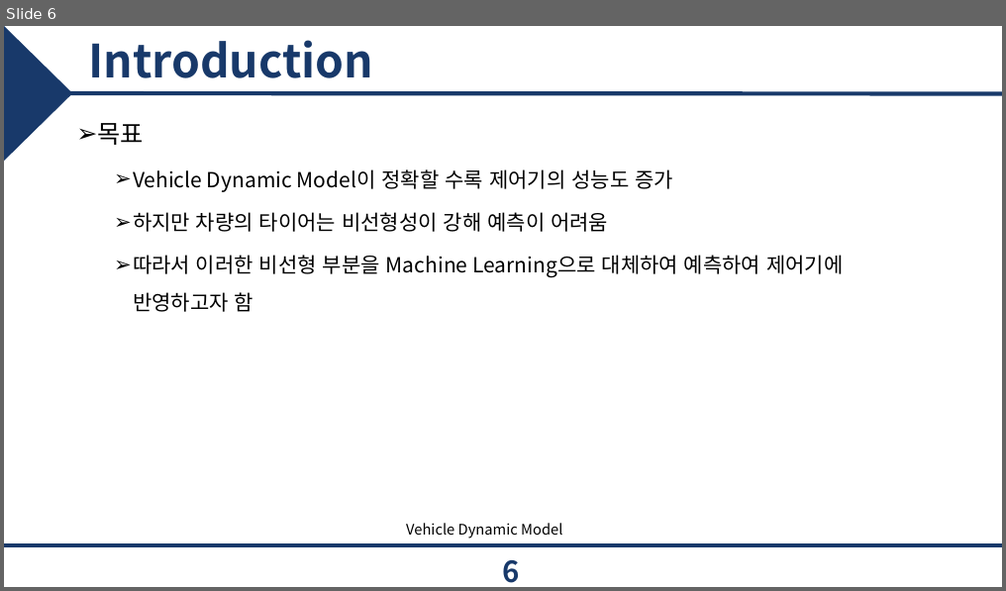
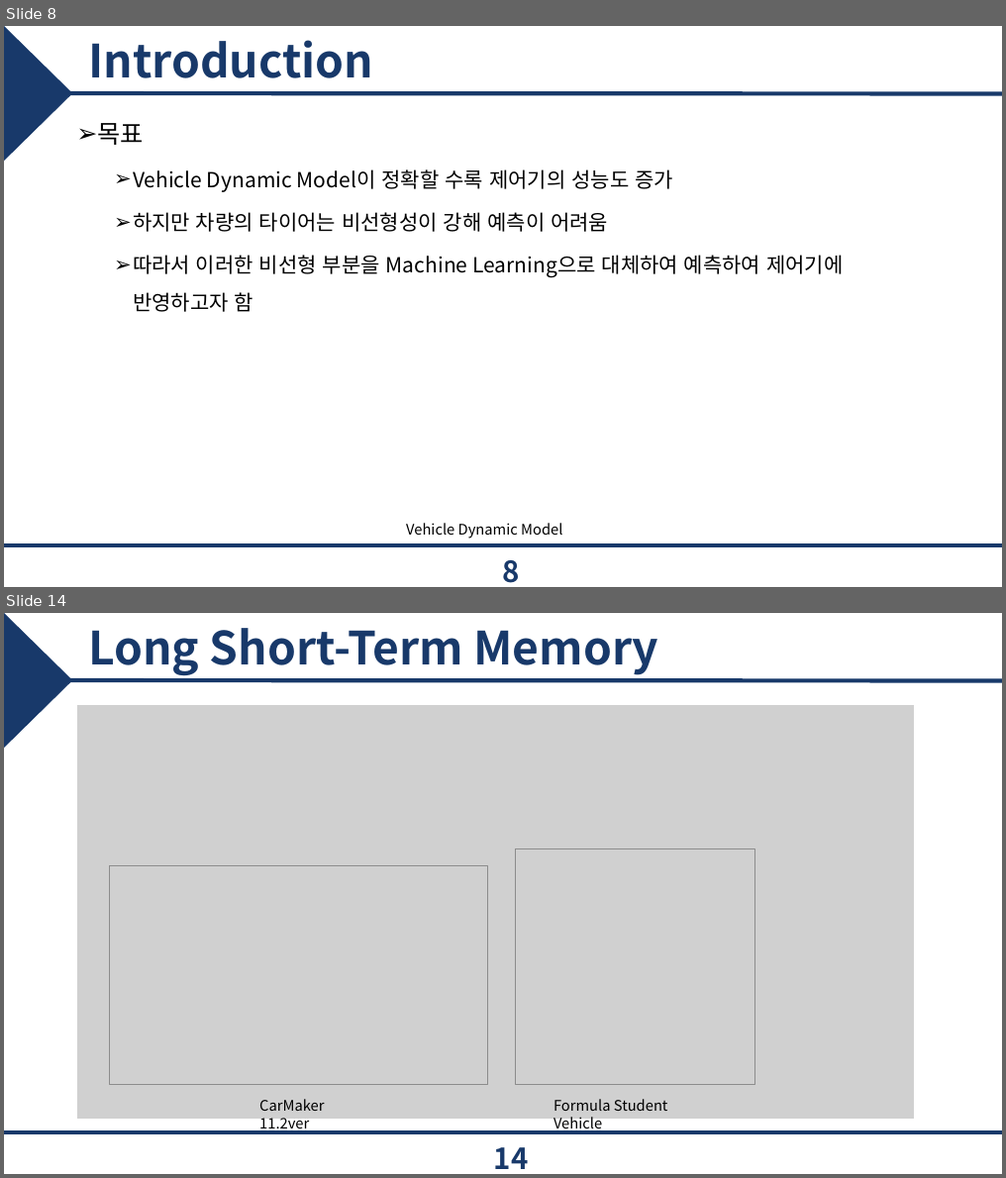
Before and after one commit to epoxx-arch/Torque_vectoringthesis, a slide deck: 졸업 논문/JCCI 발표.pptx. Shown one above the other, each under a label of ours: slide 6 before the commit, slides 8 and 14 after it; the slides between them are not shown. The pictures are 1006x591 and 1006x1178 pixels, drawn with LibreOffice and Linux fonts; fonts in the diff are those of the drawing; grey boxes stand for pictures; background and template pictures are left out. Boxes give left, top, right and bottom in pixels: in the first picture for what was removed or moved away, otherwise in the second. Text is boxed around its words. In the diff, an @@ line names an element or a change of style, - is before the commit and + after.

```diff
--- a/졸업 논문/JCCI 발표.pptx
+++ b/졸업 논문/JCCI 발표.pptx
@@ slide 14 added at [4,613,1002,1174], background #FFFFFF; not listed: 3 template elements that a slide beside it also shows @@
@@ title added at [88,628,658,676], 44 pt, text #18396A, bold @@
+Long Short-Term Memory
@@ picture added at [77,705,915,1119] @@
@@ picture added at [515,850,754,1085] @@
@@ picture added at [110,866,487,1084] @@
@@ text added at [259,1099,324,1133], 14 pt, text #000000 @@
+CarMaker 11.2ver
@@ text added at [553,1099,668,1133], 14 pt, text #000000 @@
+Formula Student Vehicle
@@ page number added at [494,1148,529,1169], 28 pt, text #18396A, bold @@
+14
@@ what was slide 6 is now slide 8 @@
@@ page number at [502,561,519,583]: text changed @@
-6
+8
```
Also in this commit, not shown: 4 slides changed, 12 other slides added, 1 slide removed, 8 other files.
